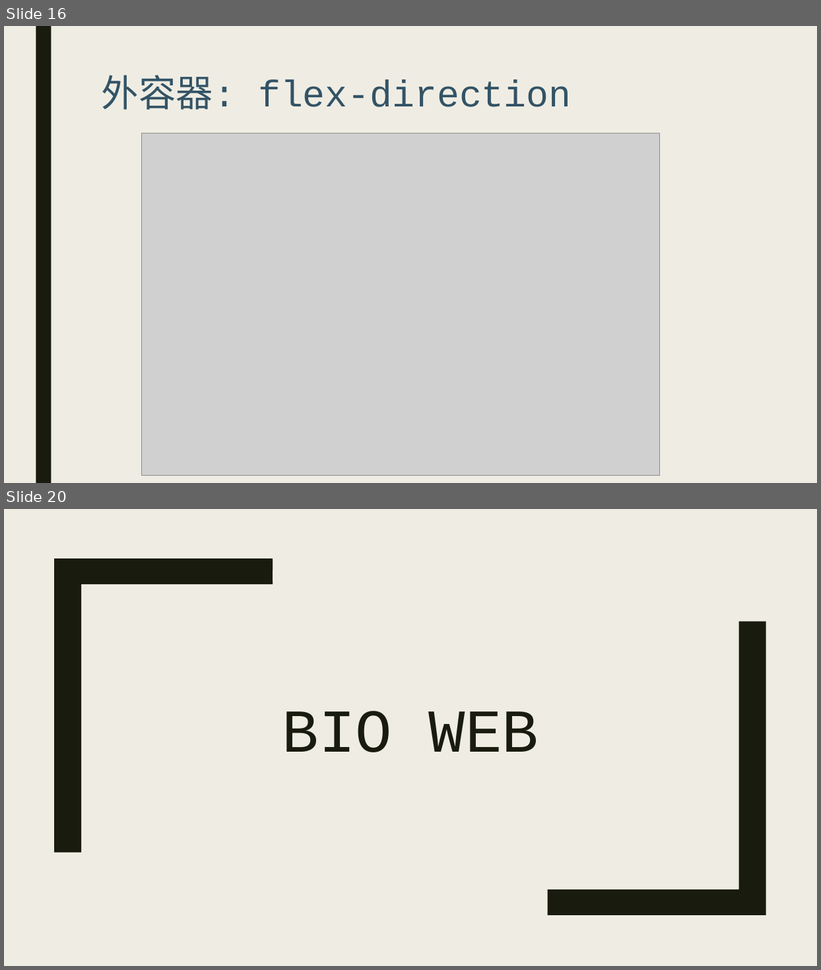
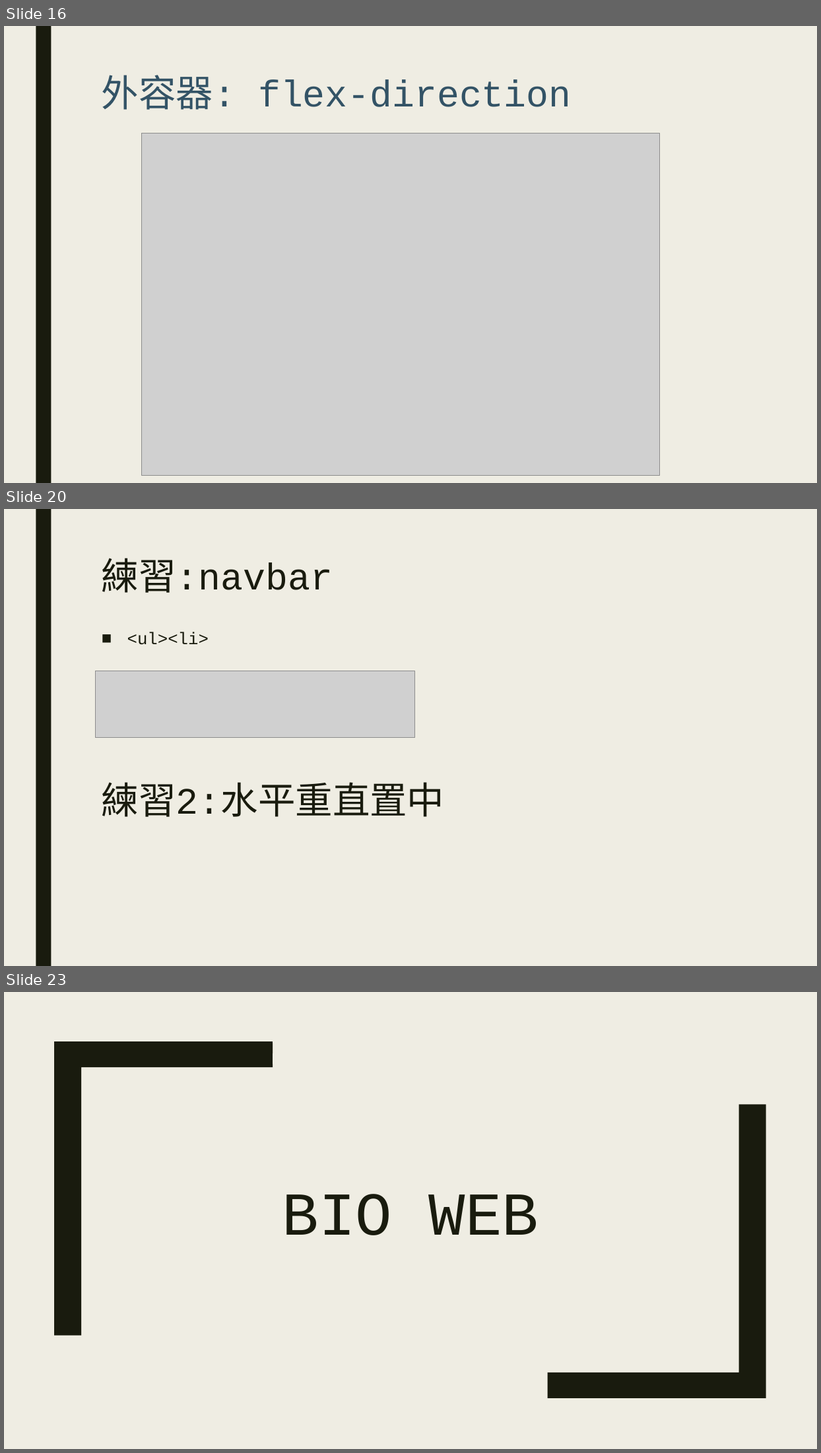
Before and after one commit to Alicexdcw/FrontEndTutorial, a slide deck: sidle-project-porfit.pptx. Shown one above the other, each under a label of ours: slides 16 and 20 before the commit, slides 16, 20 and 23 after it; the slides between them are not shown. The pictures are 821x970 and 821x1453 pixels, drawn with LibreOffice and Linux fonts; fonts in the diff are those of the drawing; grey boxes stand for pictures. Boxes give left, top, right and bottom in pixels: in the first picture for what was removed or moved away, otherwise in the second. Text is boxed around its words. In the diff, an @@ line names an element or a change of style, - is before the commit and + after.

```diff
--- a/sidle-project-porfit.pptx
+++ b/sidle-project-porfit.pptx
@@ slide 20 added at (4,509,817,966), background #EFEDE3; not listed: 1 template element that a slide beside it also shows @@
@@ title added at (102,558,333,593), 44 pt, text #191B0E @@
+練習:navbar
@@ text added at (127,632,209,645), 20 pt, text #191B0E @@
+■ <ul><li>
@@ picture added at (96,671,415,738) @@
@@ text added at (102,782,445,817), 44 pt, text #191B0E @@
+練習2:水平重直置中
@@ what was slide 20 is now slide 23 @@
```
Also in this commit, not shown: 7 slides changed, 14 other slides added, 1 slide removed, 3 other files.
